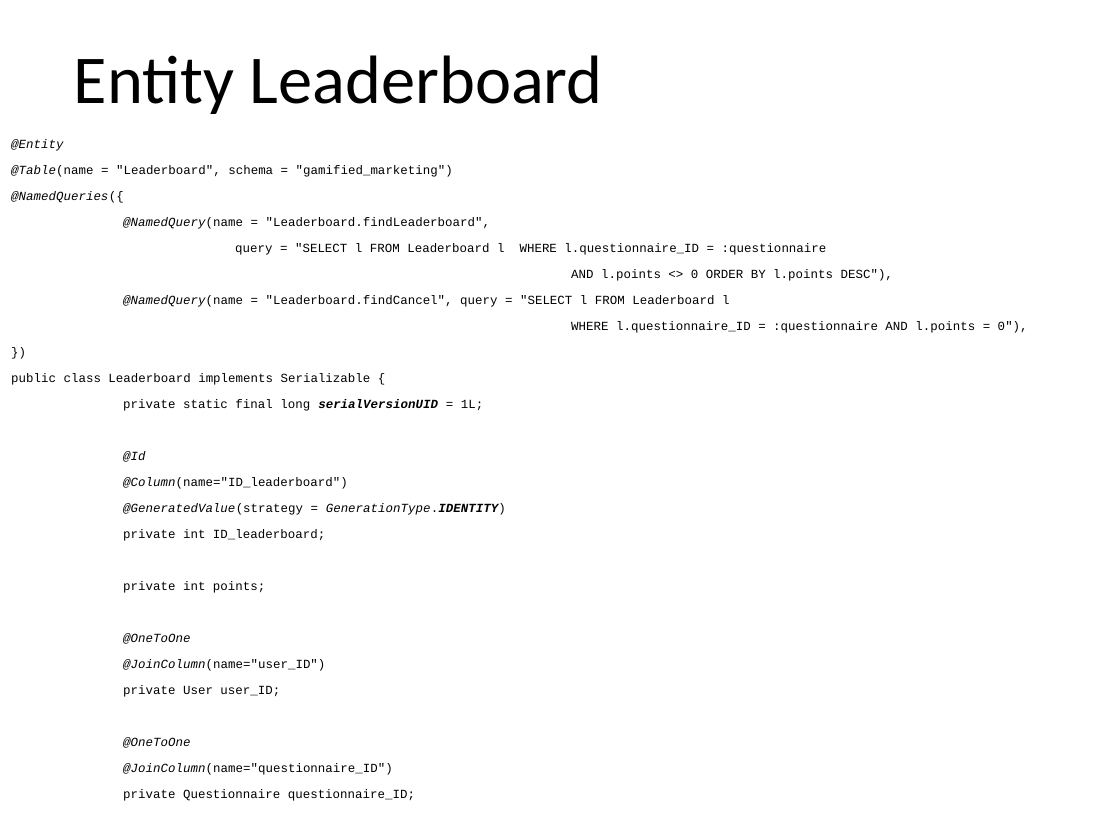
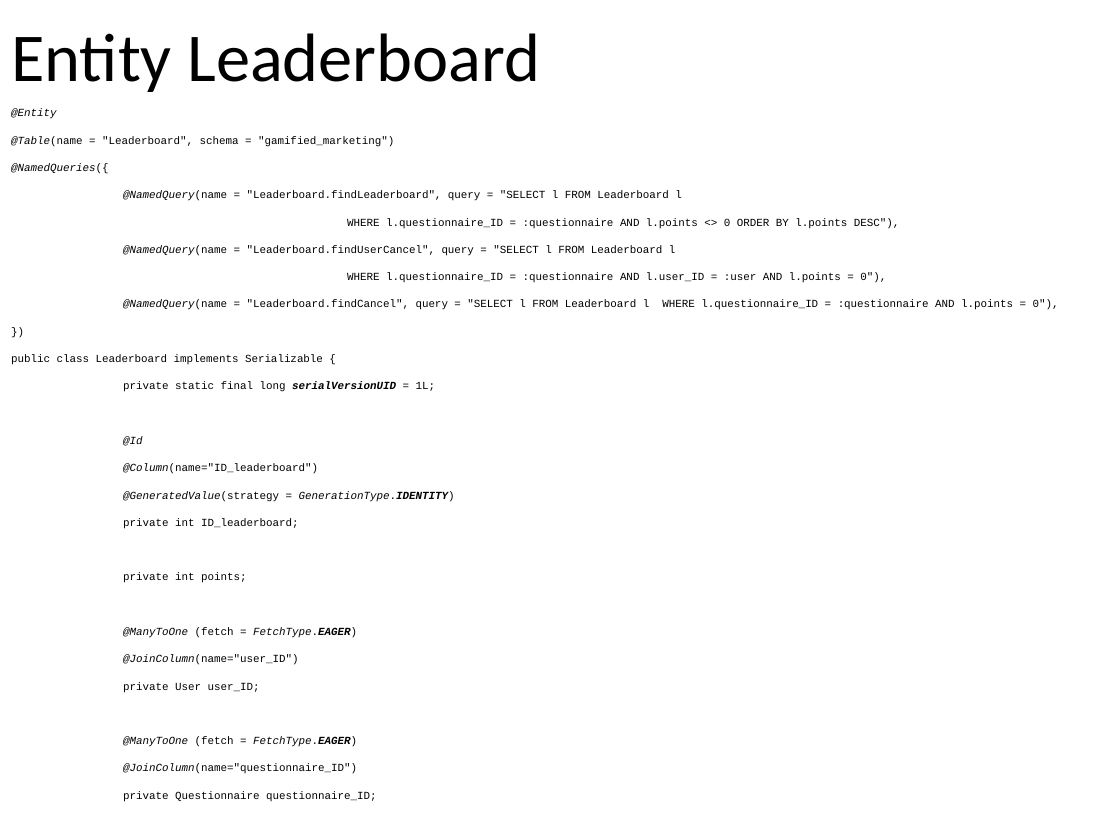
Before and after one commit to MatteoMakovec/GamifiedMarketingApplication, a slide deck: slide 28 of gamified_marketing_application.pptx. Drawn at 1120x840 pixels with LibreOffice and Linux fonts; fonts in the diff are those of the drawing. Boxes give left, top, right and bottom in pixels: in the first picture for what was removed or moved away, otherwise in the second. Text is boxed around its words. In the diff, an @@ line names an element or a change of style, - is before the commit and + after.

```diff
--- a/gamified_marketing_application.pptx
+++ b/gamified_marketing_application.pptx
@@ title "Entity Leaderboard": place and size @@
-title "Entity Leaderboard" at [74, 55, 603, 114]
+title "Entity Leaderboard" at [11, 33, 540, 92]
@@ text "@Entity": place and size @@
-text "@Entity" at [11, 139, 1028, 801]
+text "@Entity" at [11, 109, 900, 802]
@@ text at [11, 109, 455, 802]: size 8 to 7 pt in "@Entity", "@Table(name = "Leaderboard", schema = "gamified_marketing")", "@NamedQueries({", "})" and 11 more places; line spacing 0.7 to 0.9 @@
@@ text at [123, 191, 900, 310]: text changed; size 8 to 7 pt @@
-@NamedQuery(name = "Leaderboard.findLeaderboard",
-query = "SELECT l FROM Leaderboard l WHERE l.questionnaire_ID = :questionnaire
-AND l.points <> 0 ORDER BY l.points DESC"),
-@NamedQuery(name = "Leaderboard.findCancel", query = "SELECT l FROM Leaderboard l
-WHERE l.questionnaire_ID = :questionnaire AND l.points = 0"),
+@NamedQuery(name = "Leaderboard.findLeaderboard", query = "SELECT l FROM Leaderboard l
+WHERE l.questionnaire_ID = :questionnaire AND l.points <> 0 ORDER BY l.points DESC"),
+@NamedQuery(name = "Leaderboard.findUserCancel", query = "SELECT l FROM Leaderboard l
+WHERE l.questionnaire_ID = :questionnaire AND l.user_ID = :user AND l.points = 0"),
+@NamedQuery(name = "Leaderboard.findCancel", query = "SELECT l FROM Leaderboard l WHERE l.questionnaire_ID = :questionnaire AND l.points = 0"),
@@ text at [123, 627, 357, 638]: text changed; size 8 to 7 pt @@
-@OneToOne
+@ManyToOne (fetch = FetchType.EAGER)
@@ text at [123, 737, 357, 747]: text changed; size 8 to 7 pt @@
-@OneToOne
+@ManyToOne (fetch = FetchType.EAGER)
```
Also in this commit, not shown: 22 other slides changed.
